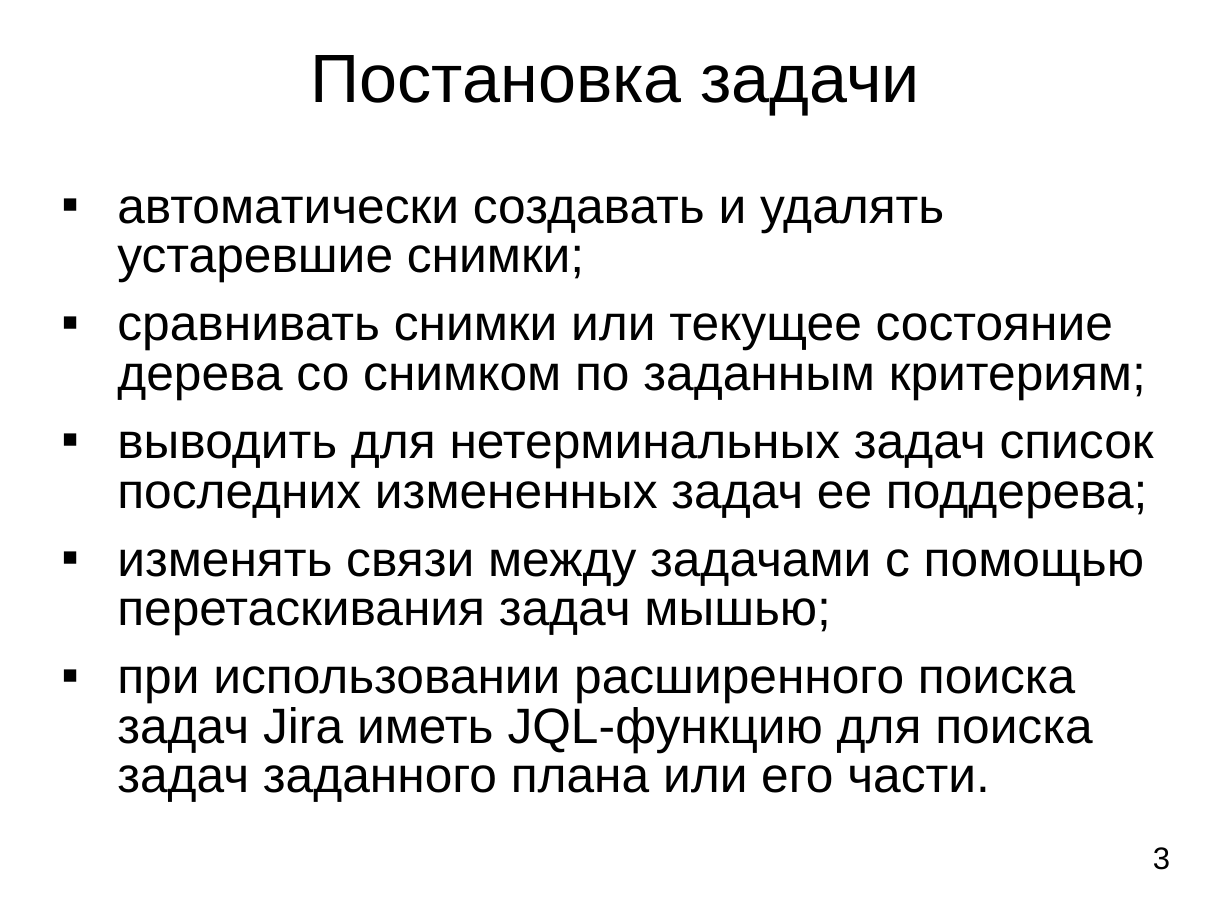
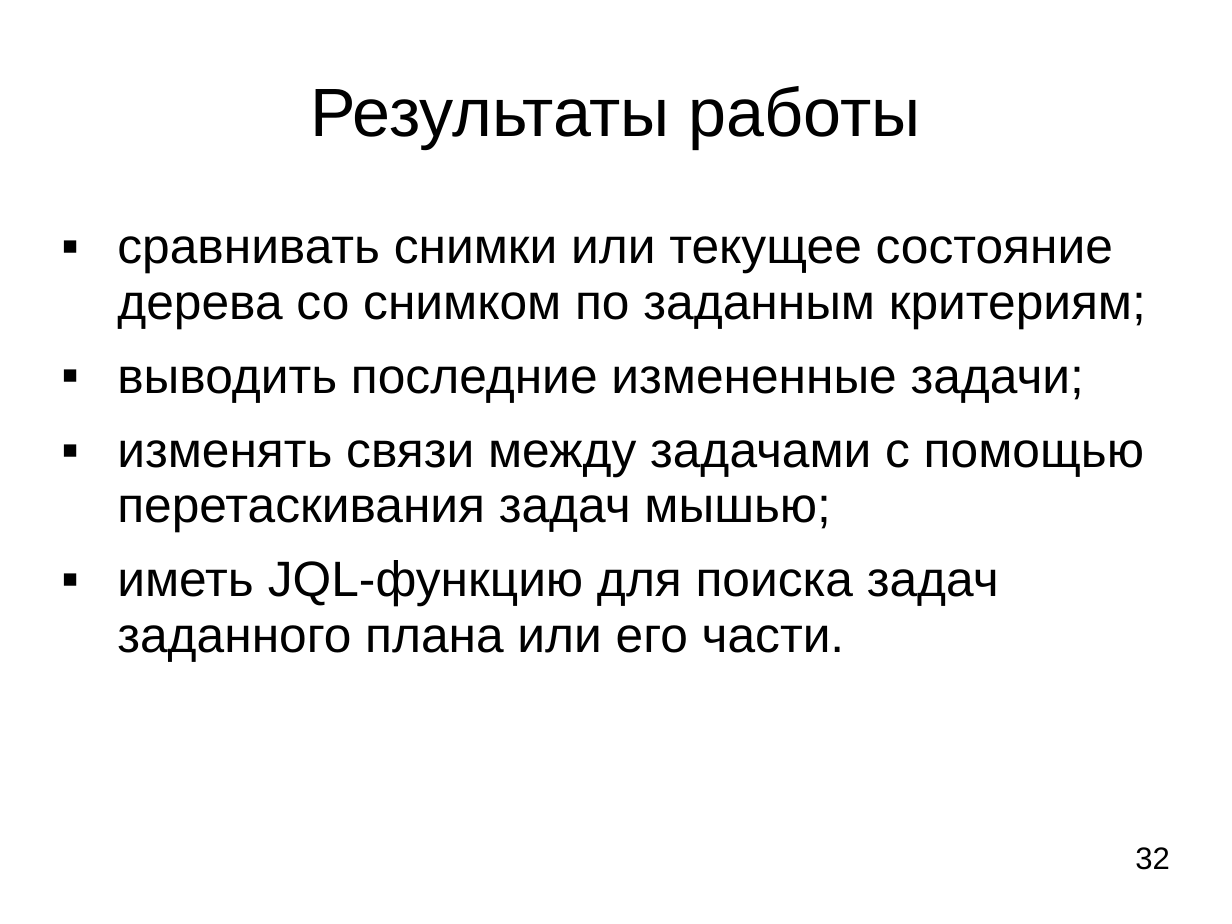
Before and after one commit to LilyTs/Diplom, a slide deck: slide 32 of Цаплина_(Дипломная).ppt (slide 3 before the commit). Drawn at 1232x924 pixels with LibreOffice and Linux fonts; fonts in the diff are those of the drawing. Boxes give left, top, right and bottom in pixels: in the first picture for what was removed or moved away, otherwise in the second. Text is boxed around its words. In the diff, an @@ line names an element or a change of style, - is before the commit and + after.

```diff
--- a/Цаплина_(Дипломная).ppt
+++ b/Цаплина_(Дипломная).ppt
@@ title removed at (311, 55, 919, 115) @@
-Постановка задачи
@@ title added at (310, 86, 921, 149), 44 pt, text #000000 @@
+Результаты работы
@@ text at (117, 196, 944, 282): paragraph removed @@
-▪ автоматически создавать и удалять устаревшие снимки;
@@ text "сравнивать снимки или текущее состояние ...": place and size @@
-text "сравнивать снимки или текущее состояние ..." at (117, 196, 1154, 802)
+text "сравнивать снимки или текущее состояние ..." at (117, 236, 1146, 661)
@@ text at (117, 236, 1146, 532): line spacing 0.83 to 0.93 @@
@@ text at (117, 366, 1084, 402): text changed @@
-▪ выводить для нетерминальных задач список последних измененных задач ее поддерева;
+▪ выводить последние измененные задачи;
@@ text at (117, 560, 999, 661): text changed @@
-▪ при использовании расширенного поиска задач Jira иметь JQL-функцию для поиска задач заданного плана или его части.
+▪ иметь JQL-функцию для поиска задач заданного плана или его части.
@@ page number at (1135, 847, 1170, 870): text changed @@
-3
+32
```
Also in this commit, not shown: 4 other slides changed, 4 slides added, 14 slides removed, 4 other files.
